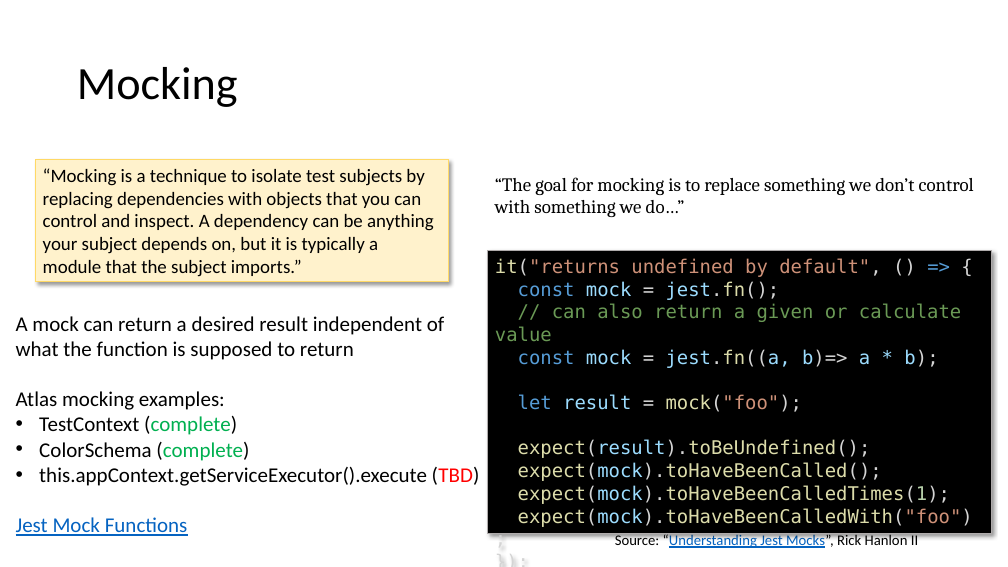
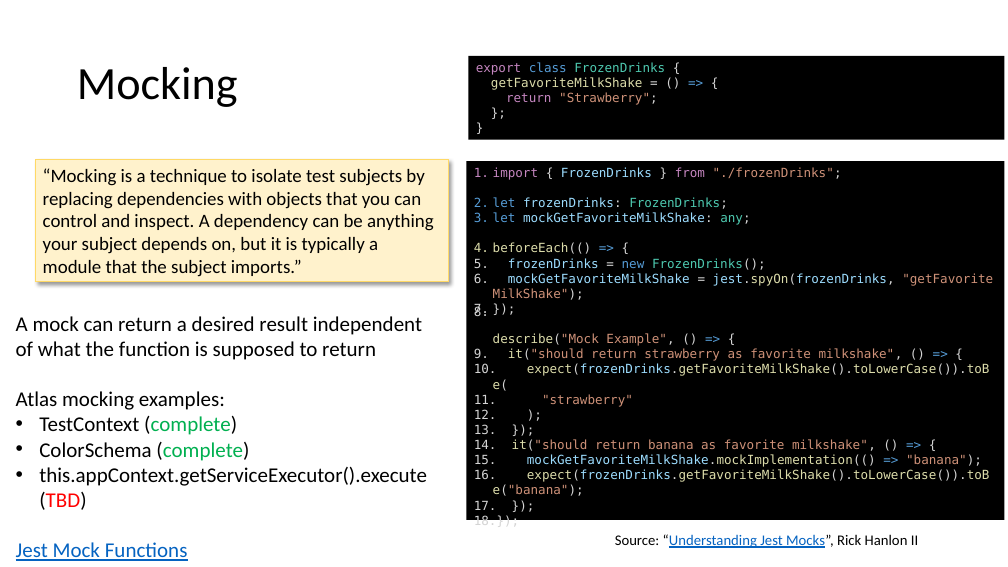
Before and after one commit to reggie3/testing-examples, a slide deck: slide 10 of TestingPresentation.pptx. Drawn at 1008x567 pixels with LibreOffice and Linux fonts; fonts in the diff are those of the drawing. Boxes give left, top, right and bottom in pixels: in the first picture for what was removed or moved away, otherwise in the second. Text is boxed around its words. In the diff, an @@ line names an element or a change of style, - is before the commit and + after.

Commit message:
update mock example

```diff
--- a/TestingPresentation.pptx
+++ b/TestingPresentation.pptx
@@ rectangle added at (468, 56, 1004, 140), fill #000000, 12 pt, text #DCDCAA @@
+export class FrozenDrinks {
+getFavoriteMilkShake = () => {
+return "Strawberry";
+};
+}
@@ rectangle added at (467, 161, 1005, 520), fill #000000, 12 pt, text #CE9178 @@
+1. import { FrozenDrinks } from "./frozenDrinks";
+2. let frozenDrinks: FrozenDrinks;
+3. let mockGetFavoriteMilkShake: any;
+4. beforeEach(() => {
+5. frozenDrinks = new FrozenDrinks();
+6. mockGetFavoriteMilkShake = jest.spyOn(frozenDrinks, "getFavoriteMilkShake");
+7. });
+8. describe("Mock Example", () => {
+9. it("should return strawberry as favorite milkshake", () => {
+10. expect(frozenDrinks.getFavoriteMilkShake().toLowerCase()).toBe(
+11. "strawberry"
+12. );
+13. });
+14. it("should return banana as favorite milkshake", () => {
+15. mockGetFavoriteMilkShake.mockImplementation(() => "banana");
+16. expect(frozenDrinks.getFavoriteMilkShake().toLowerCase()).toBe("banana");
+17. });
+18. });
@@ text removed at (495, 177, 974, 217) @@
-“The goal for mocking is to replace something we don’t control with something we do…”
@@ rectangle removed at (488, 251, 992, 534) @@
-it("returns undefined by default", () => {
-const mock = jest.fn();
-// can also return a given or calculate value
-const mock = jest.fn((a, b)=> a * b);
-let result = mock("foo");
-expect(result).toBeUndefined();
-expect(mock).toHaveBeenCalled();
-expect(mock).toHaveBeenCalledTimes(1);
-expect(mock).toHaveBeenCalledWith("foo");
-});
@@ text "A mock can return a ..." rewrapped from (16, 316, 480, 536) to (16, 316, 427, 561) @@
```
Also in this commit, not shown: 1 other slide changed.
